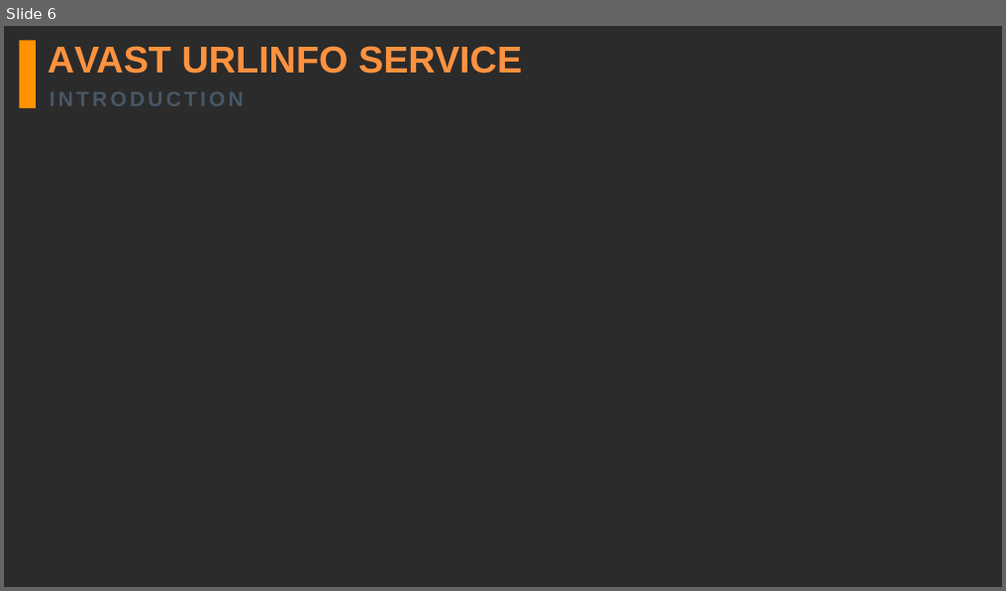
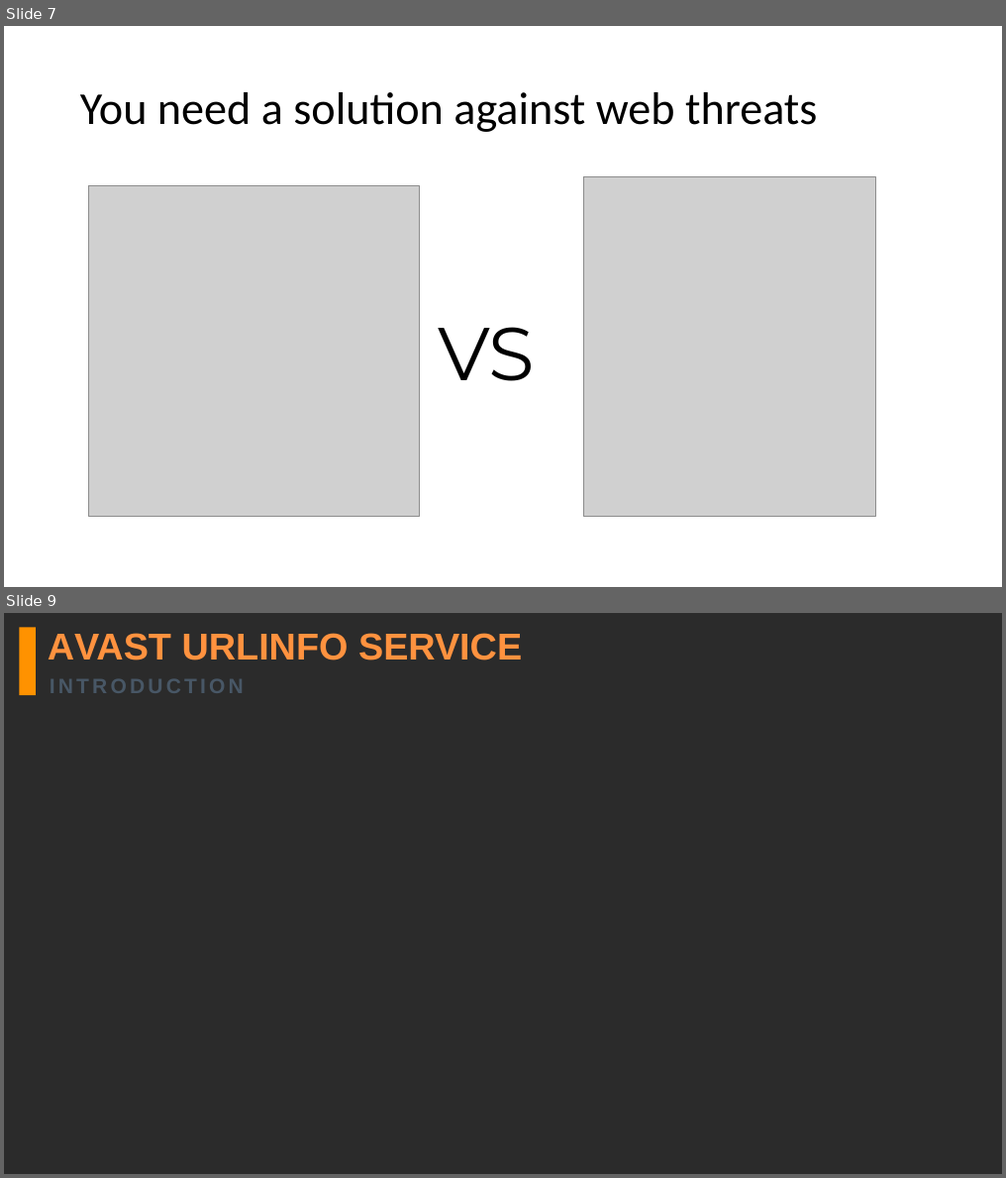
Before and after one commit to jacqbb/webscan, a slide deck: urlinfo_presentation.pptx. Shown one above the other, each under a label of ours: slide 6 before the commit, slides 7 and 9 after it; the slides between them are not shown. The pictures are 1006x591 and 1006x1178 pixels, drawn with LibreOffice and Linux fonts; fonts in the diff are those of the drawing; grey boxes stand for pictures; background and template pictures are left out; a plain dark background stands for a picture behind light text. Boxes give left, top, right and bottom in pixels: in the first picture for what was removed or moved away, otherwise in the second. Text is boxed around its words. In the diff, an @@ line names an element or a change of style, - is before the commit and + after.

Commit message:
final outline of PPT, near finishing text materials.

```diff
--- a/urlinfo_presentation.pptx
+++ b/urlinfo_presentation.pptx
@@ slide 7 added at box(4, 26, 1002, 587), background picture (left out) @@
@@ title added at box(80, 92, 817, 132), 44 pt, text #000000 @@
+You need a solution against web threats
@@ picture added at box(88, 185, 420, 516) @@
@@ picture added at box(584, 176, 876, 516) @@
@@ text added at box(438, 327, 535, 381), 72 pt, text #000000 @@
+VS
@@ what was slide 6 is now slide 9 @@
```
Also in this commit, not shown: 6 slides changed, 16 other slides added, 6 other files.
